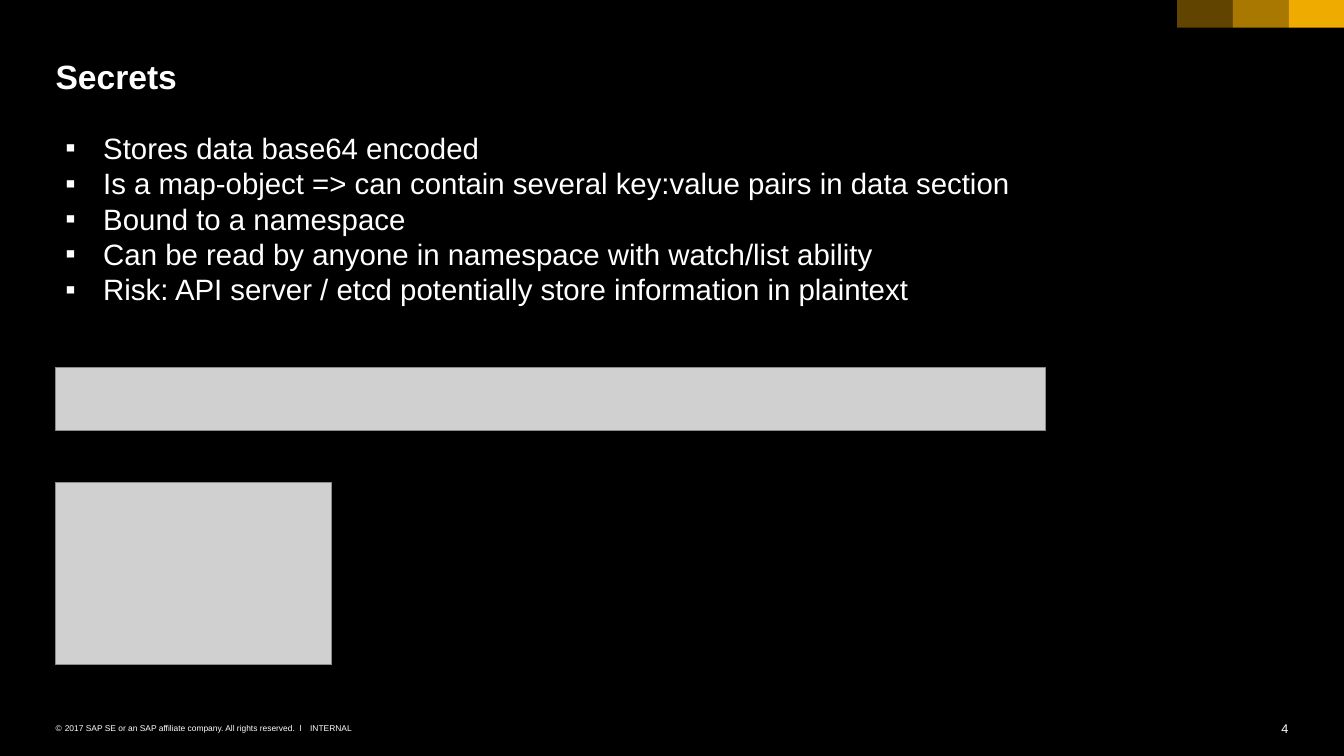
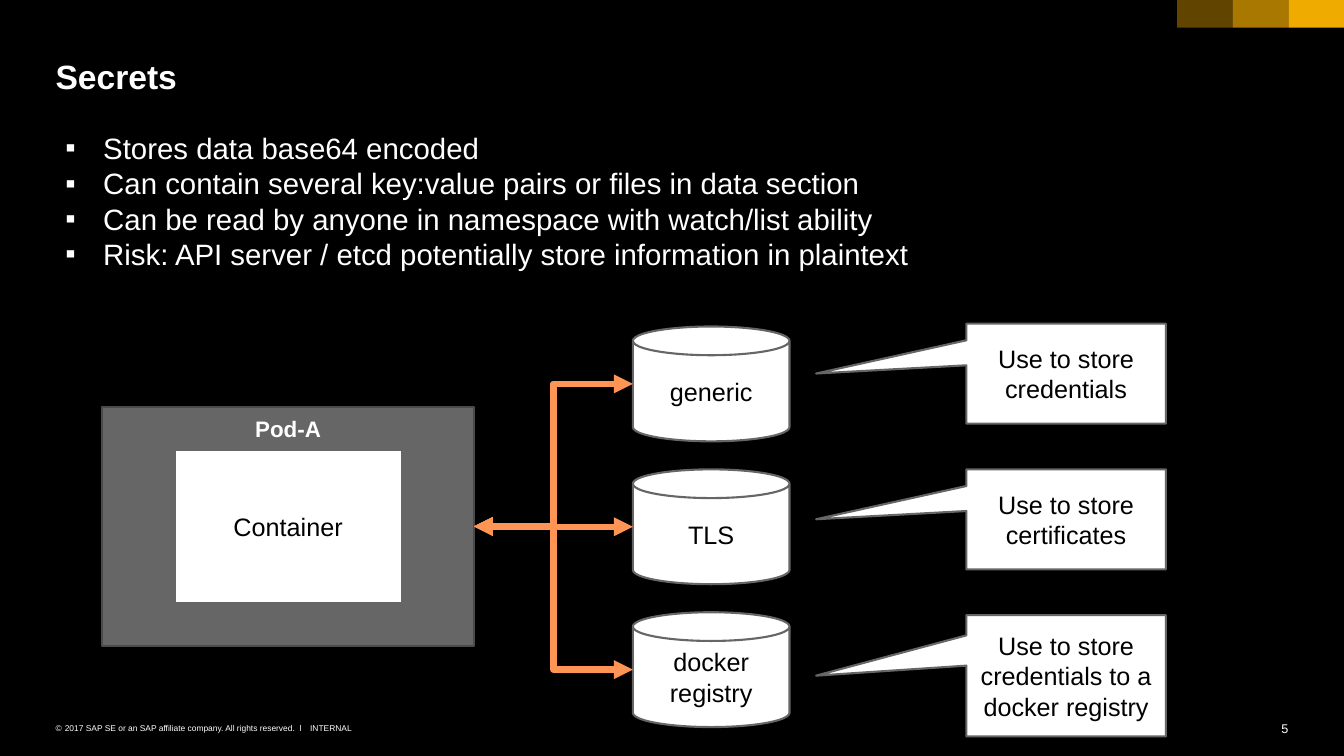
Before and after one commit to cuijiyao01/docker-k8s-training, a slide deck: slide 5 of kubernetes/06_configmap_secrets.pptx (slide 4 before the commit). Drawn at 1344x756 pixels with LibreOffice and Linux fonts; fonts in the diff are those of the drawing; grey boxes stand for pictures. Boxes give left, top, right and bottom in pixels: in the first picture for what was removed or moved away, otherwise in the second. Text is boxed around its words. In the diff, an @@ line names an element or a change of style, - is before the commit and + after.

Commit message:
reworked configMap and secrets incl. more demos & examples

```diff
--- a/kubernetes/06_configmap_secrets.pptx
+++ b/kubernetes/06_configmap_secrets.pptx
@@ text at <box>103,172,859,200</box>: text changed @@
-▪ Is a map-object => can contain several key:value pairs in data section
-▪ Bound to a namespace
+▪ Can contain several key:value pairs or files in data section
@@ cylinder added at <box>633,326,790,441</box>, fill #FFFFFF, outline #666666 1.5 pt, 18 pt, text #000000 @@
+generic
@@ speech box added at <box>966,323,1166,423</box>, fill #FFFFFF, outline #666666 1.5 pt, 18 pt, text #000000 @@
+Use to store credentials
@@ picture removed at <box>55,368,1045,430</box> @@
@@ elbow double arrow added from (474, 526) to (633, 384), #FF9555 4.5 pt @@
@@ rectangle added at <box>103,407,475,645</box>, fill #666666, outline #4B4B4B 1.5 pt, 16 pt, text #FFFFFF, bold @@
+Pod-A
@@ rectangle added at <box>174,449,402,602</box>, fill #FFFFFF, outline #666666 1.5 pt, 18 pt, text #000000 @@
+Container
@@ cylinder added at <box>633,469,790,584</box>, fill #FFFFFF, outline #666666 1.5 pt, 18 pt, text #000000 @@
+TLS
@@ speech box added at <box>966,469,1166,569</box>, fill #FFFFFF, outline #666666 1.5 pt, 18 pt, text #000000 @@
+Use to store certificates
@@ picture removed at <box>55,483,331,664</box> @@
@@ elbow double arrow added from (474, 526) to (633, 527), #FF9555 4.5 pt @@
@@ elbow double arrow added from (474, 526) to (633, 669), #FF9555 4.5 pt @@
@@ cylinder added at <box>633,612,790,726</box>, fill #FFFFFF, outline #666666 1.5 pt, 18 pt, text #000000 @@
+docker registry
@@ speech box added at <box>966,615,1166,735</box>, fill #FFFFFF, outline #666666 1.5 pt, 18 pt, text #000000 @@
+Use to store credentials to a docker registry
@@ page number at <box>1281,724,1288,733</box>: text changed @@
-4
+5
```
Also in this commit, not shown: 2 other slides changed, 2 slides added, 3 other files.
